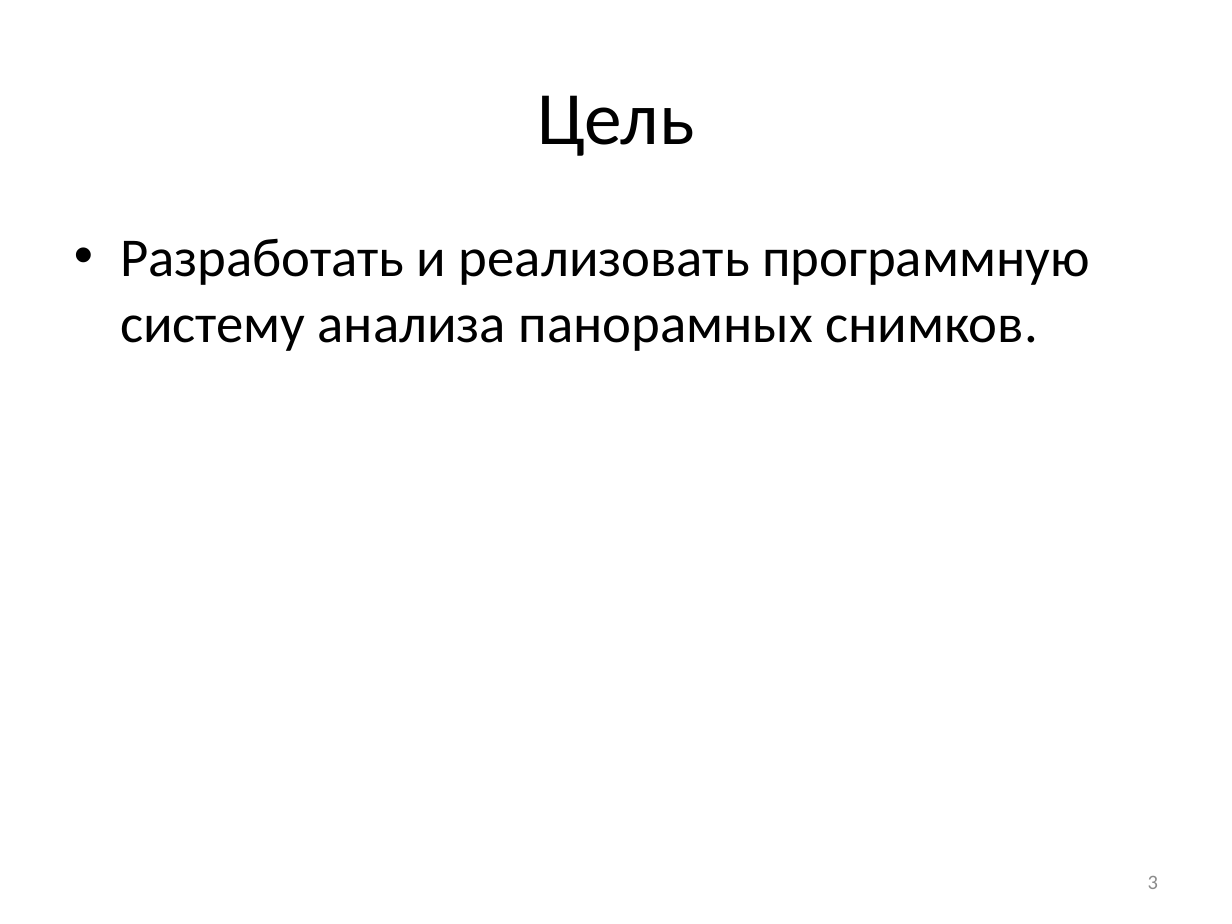
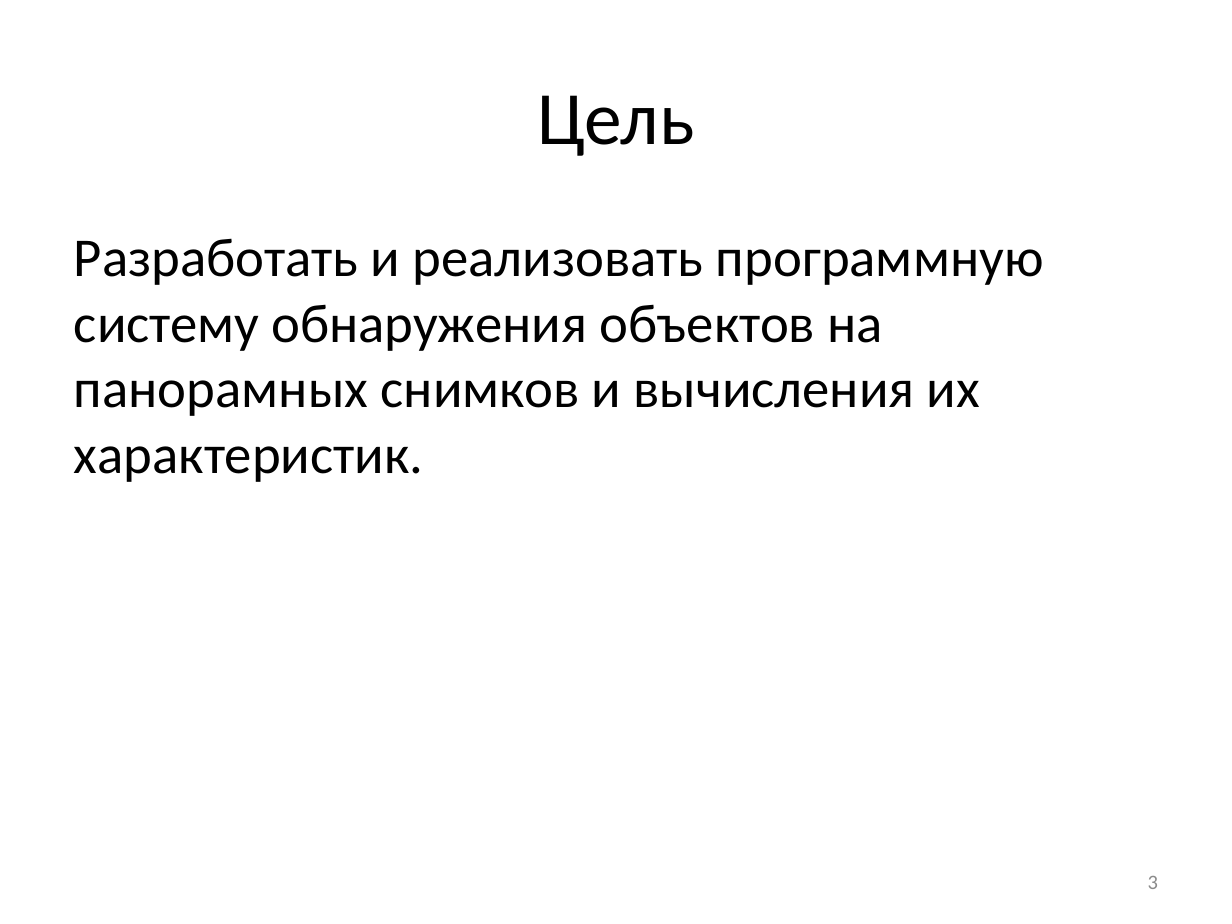
Before and after one commit to NecroArt/Diploma, a slide deck: slide 3 of docs/parts/conference.pptx. Drawn at 1232x924 pixels with LibreOffice and Linux fonts; fonts in the diff are those of the drawing. Boxes give left, top, right and bottom in pixels: in the first picture for what was removed or moved away, otherwise in the second. Text is boxed around its words. In the diff, an @@ line names an element or a change of style, - is before the commit and + after.

```diff
--- a/docs/parts/conference.pptx
+++ b/docs/parts/conference.pptx
@@ text at [74,238,1044,482]: text changed @@
-• Разработать и реализовать программную систему анализа панорамных снимков.
+Разработать и реализовать программную систему обнаружения объектов на панорамных снимков и вычисления их характеристик.
```
Also in this commit, not shown: 5 other slides changed, 2 slides added, 1 slide removed, 13 other files.
